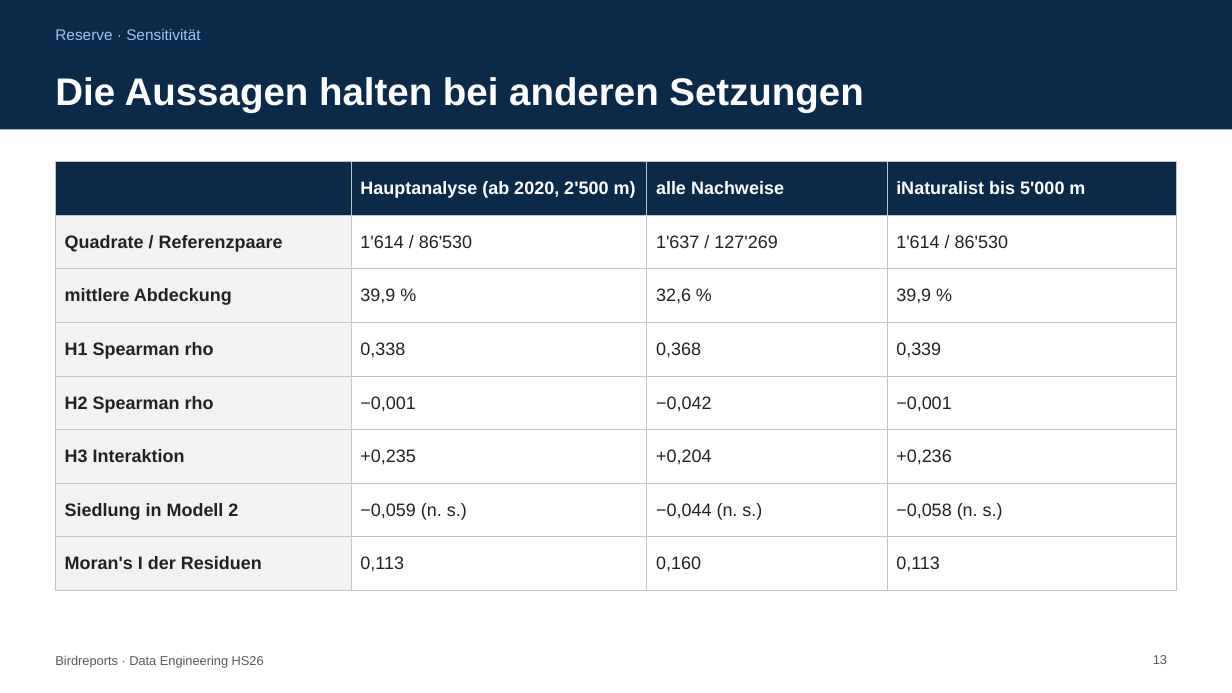
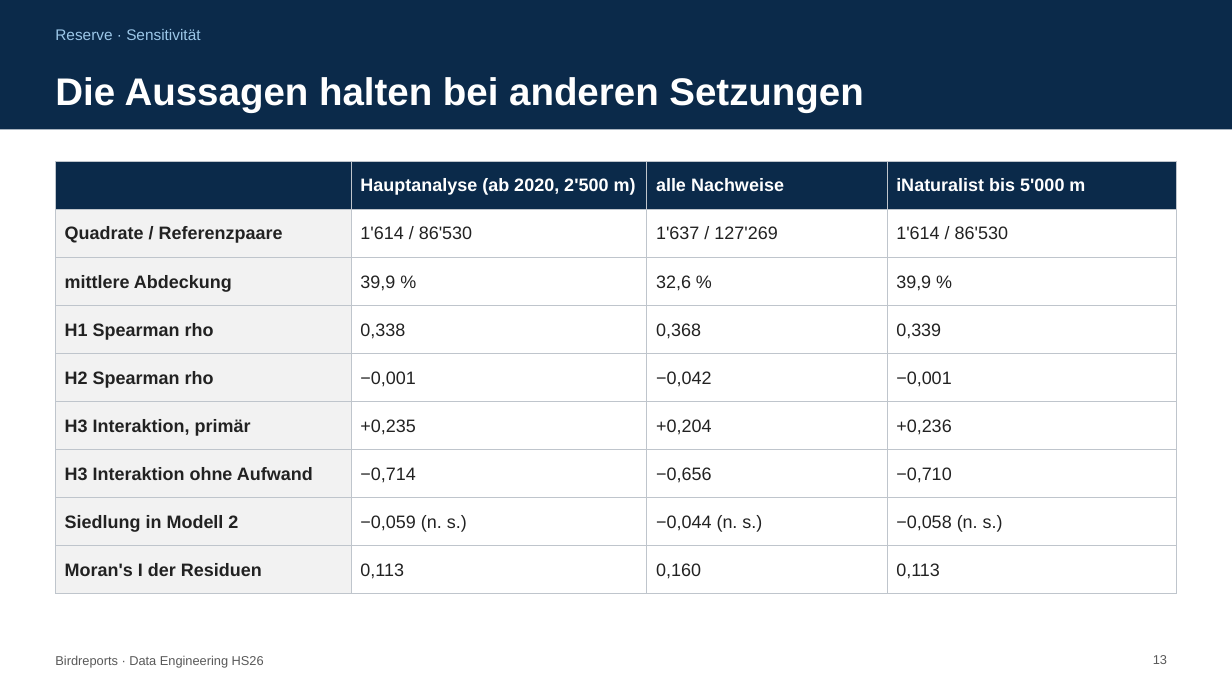
Before and after one commit to zhaw-marc/birdreports, a slide deck: slide 13 of docs/presentation/daeng_kolloquium1_rama_stermcnik_vogelmann_birdreports.pptx. Drawn at 1232x693 pixels with LibreOffice and Linux fonts; fonts in the diff are those of the drawing. Boxes give left, top, right and bottom in pixels: in the first picture for what was removed or moved away, otherwise in the second. Text is boxed around its words. In the diff, an @@ line names an element or a change of style, - is before the commit and + after.

```diff
--- a/docs/presentation/daeng_kolloquium1_rama_stermcnik_vogelmann_birdreports.pptx
+++ b/docs/presentation/daeng_kolloquium1_rama_stermcnik_vogelmann_birdreports.pptx
@@ table at bbox=[55, 162, 1177, 594] @@
-row 6: H3 Interaktion | +0,235 | +0,204 | +0,236
+row 6: H3 Interaktion, primär | +0,235 | +0,204 | +0,236
+row 7: H3 Interaktion ohne Aufwand | −0,714 | −0,656 | −0,710
```
Also in this commit, not shown: 7 other slides changed, 1 slide added, 10 other files.
